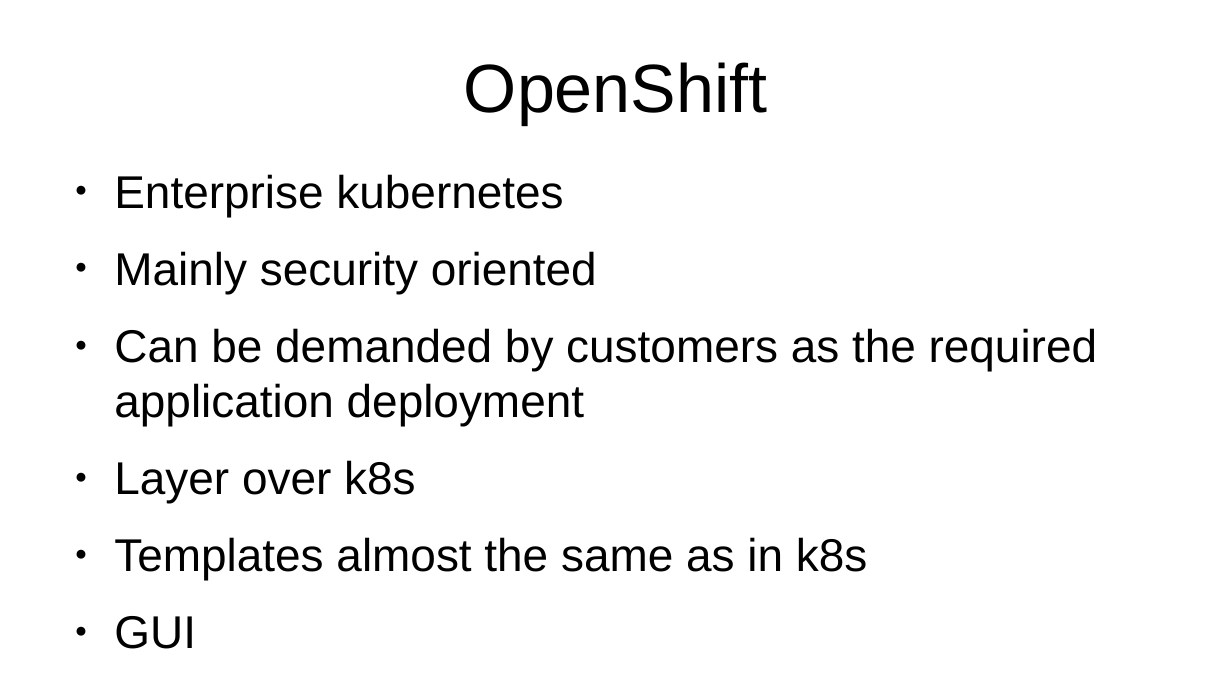
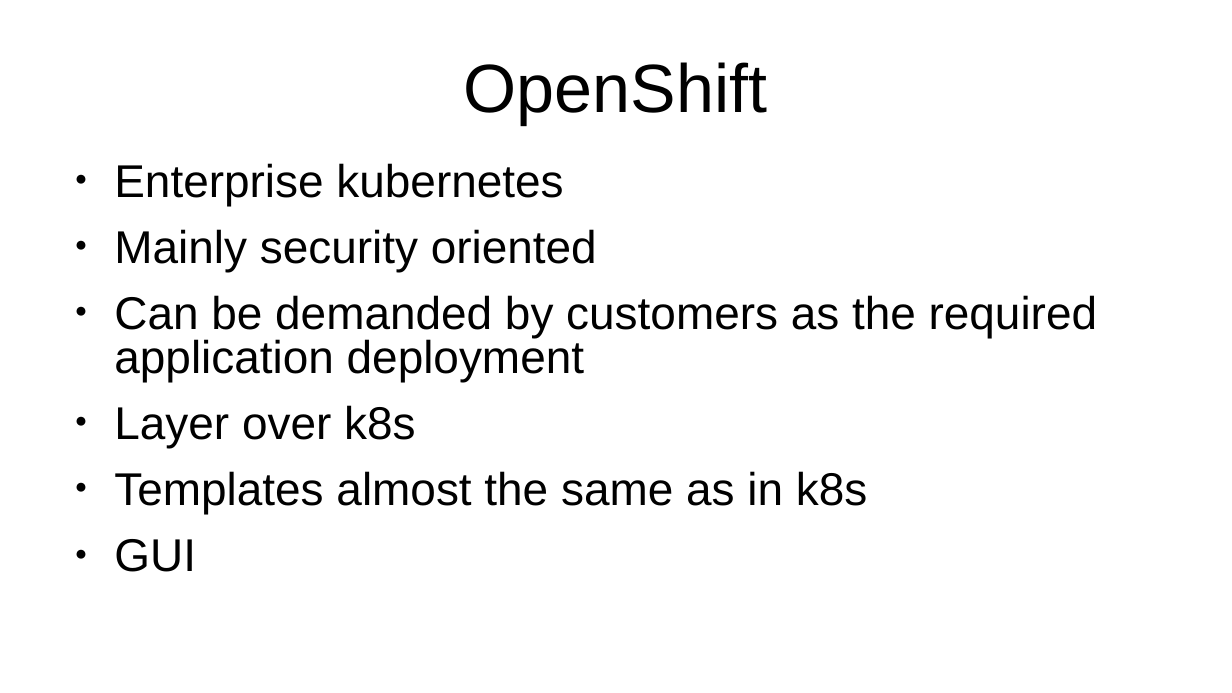
Before and after one commit to mano-cz/OpenshiftPresentation, a slide deck: slide 11 of RawContent.odp. Drawn at 1232x693 pixels with LibreOffice and Linux fonts; fonts in the diff are those of the drawing. Boxes give left, top, right and bottom in pixels: in the first picture for what was removed or moved away, otherwise in the second. Text is boxed around its words. In the diff, an @@ line names an element or a change of style, - is before the commit and + after.

```diff
--- a/RawContent.odp
+++ b/RawContent.odp
@@ text "Enterprise kubernetes" at [114, 163, 1097, 572]: indent changed; line spacing 1 to 0.8 @@
```
Also in this commit, not shown: 12 other slides changed, 3 other files.
